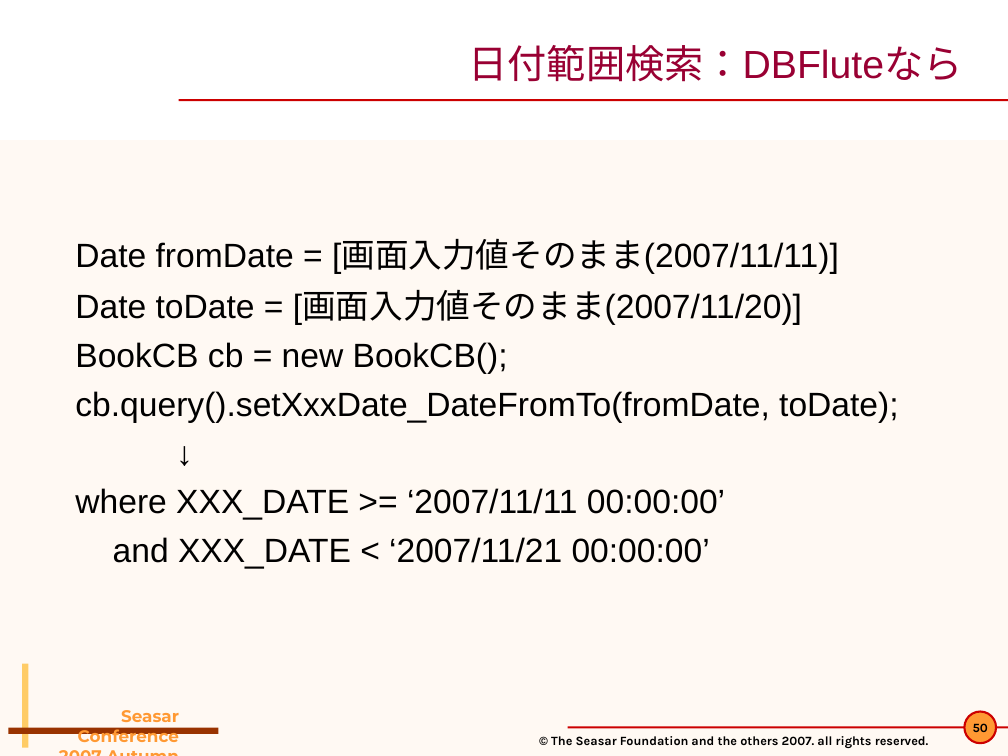
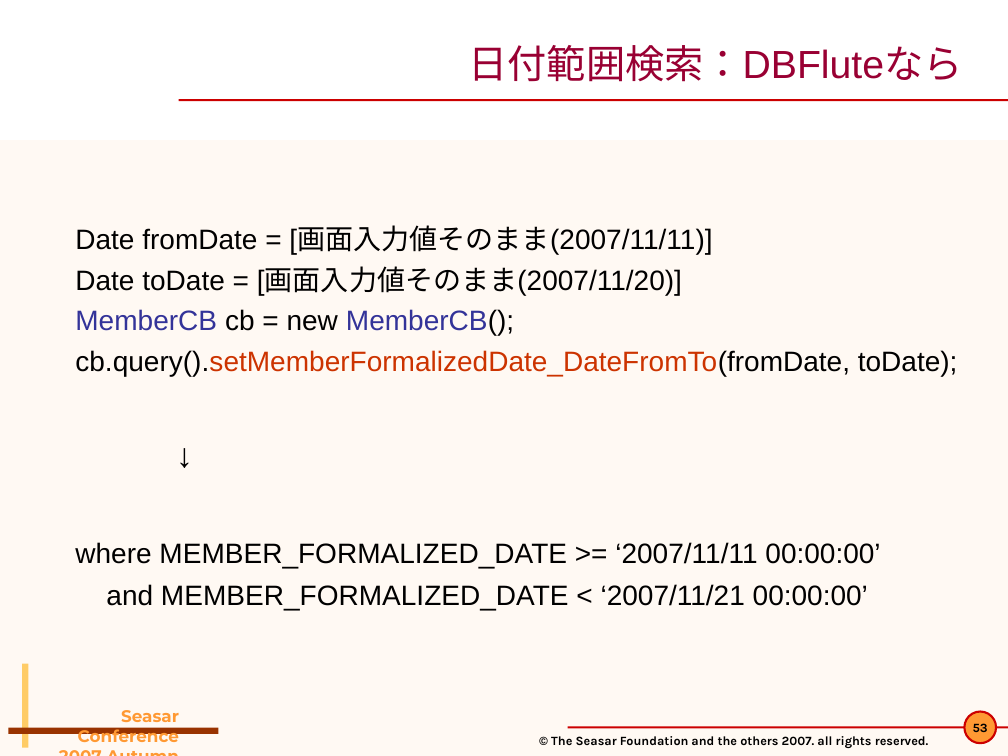
Before and after one commit to seasarorg/dbflute, a slide deck: slide 53 of dbflute/etc/doc/pres/sc2007a_2-DBFlute.ppt (slide 50 before the commit). Drawn at 1008x756 pixels with LibreOffice and Linux fonts; fonts in the diff are those of the drawing; background and template pictures are left out. Boxes give left, top, right and bottom in pixels: in the first picture for what was removed or moved away, otherwise in the second. Text is boxed around its words. In the diff, an @@ line names an element or a change of style, - is before the commit and + after.

```diff
--- a/dbflute/etc/doc/pres/sc2007a_2-DBFlute.ppt
+++ b/dbflute/etc/doc/pres/sc2007a_2-DBFlute.ppt
@@ text at [75,227,712,295]: size 24 to 20 pt in "Date fromDate = [画面入力値そのまま(2007/11/11)]", "Date toDate = [画面入力値そのまま(2007/11/20)]"; less space between paragraphs @@
@@ text at [75,309,958,376]: text changed; size 24 to 20 pt @@
-BookCB cb = new BookCB();
-cb.query().setXxxDate_DateFromTo(fromDate, toDate);
+MemberCB cb = new MemberCB();
+cb.query().setMemberFormalizedDate_DateFromTo(fromDate, toDate);
@@ text at [75,542,880,610]: text changed; size 24 to 20 pt @@
-where XXX_DATE >= ‘2007/11/11 00:00:00’
-and XXX_DATE < ‘2007/11/21 00:00:00’
+where MEMBER_FORMALIZED_DATE >= ‘2007/11/11 00:00:00’
+and MEMBER_FORMALIZED_DATE < ‘2007/11/21 00:00:00’
@@ page number at [973,723,988,732]: text changed @@
-50
+53
```
Also in this commit, not shown: 38 other slides changed, 6 slides added, 3 slides removed, 2 other files.
